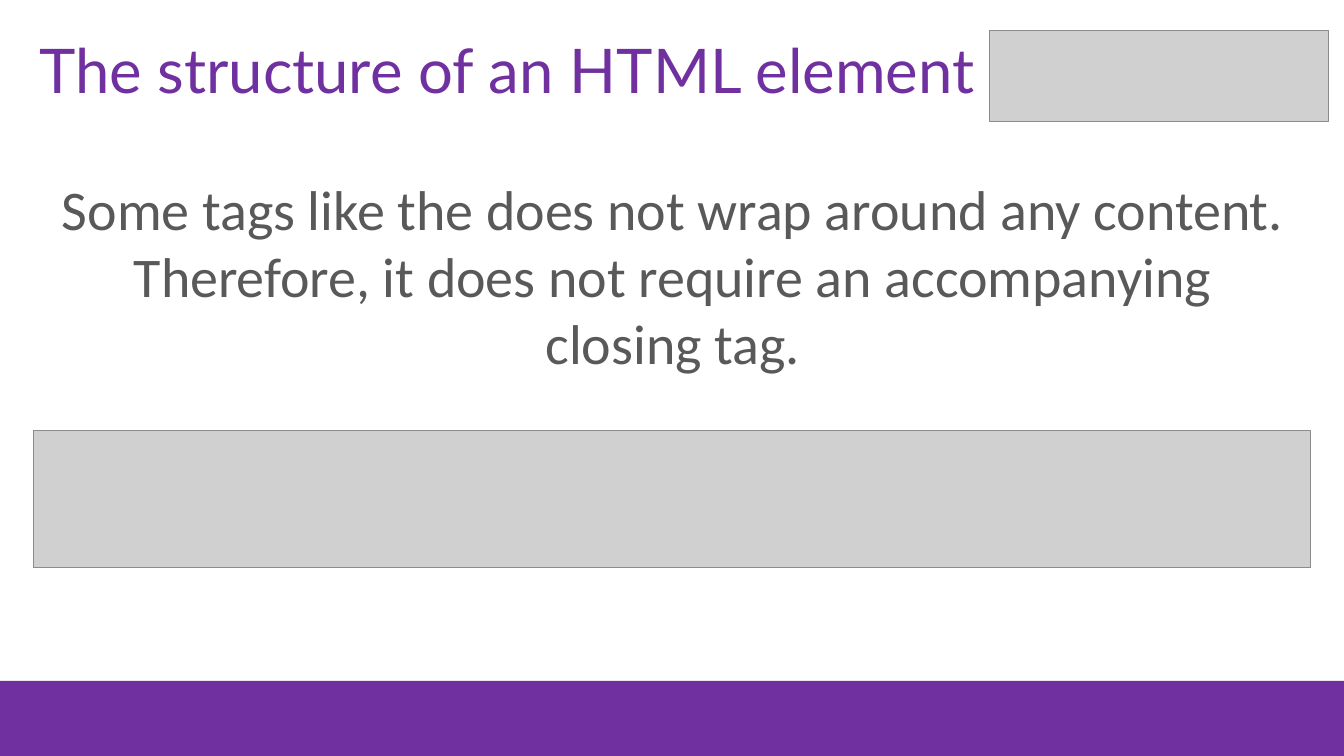
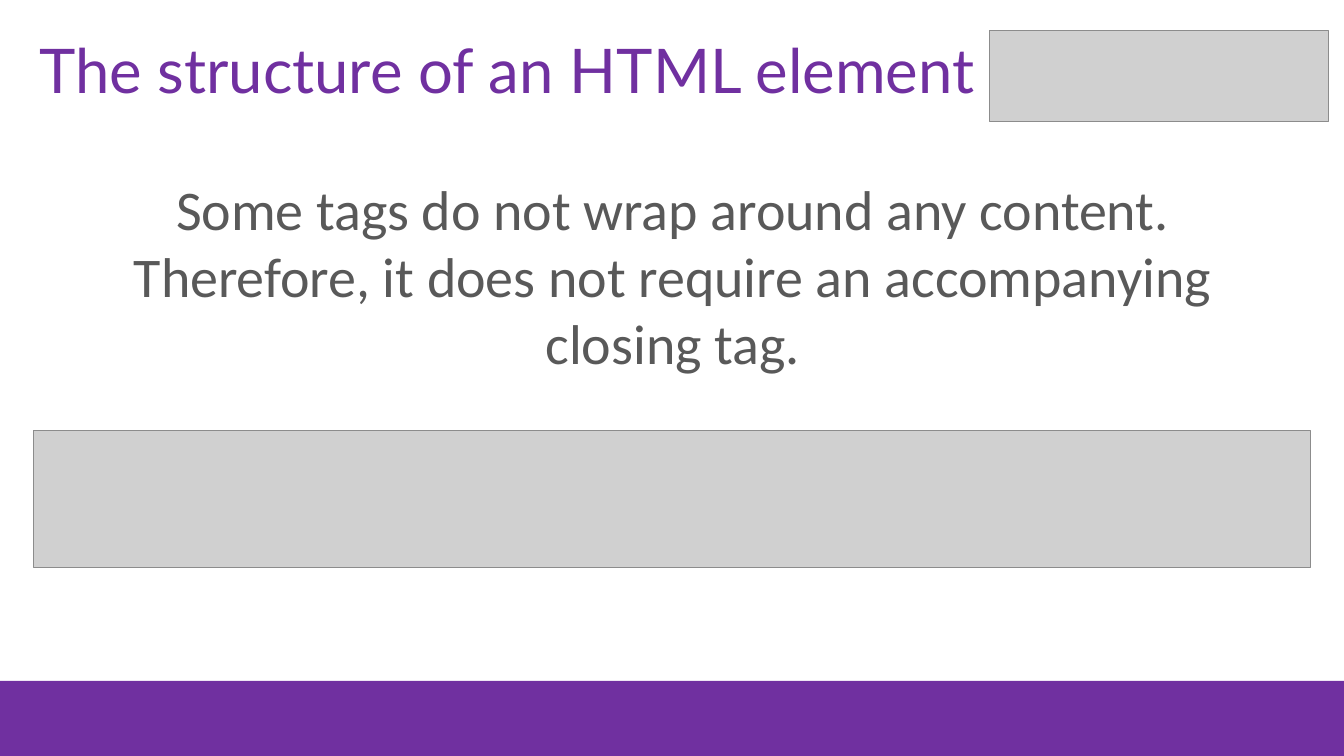
Before and after one commit to stho382/Intro-To-Web-Developement, a slide deck: slide 11 of presentation_slides/HTML.pptx (slide 9 before the commit). Drawn at 1344x756 pixels with LibreOffice and Linux fonts; fonts in the diff are those of the drawing; grey boxes stand for pictures; background and template pictures are left out. Boxes give left, top, right and bottom in pixels: in the first picture for what was removed or moved away, otherwise in the second. Text is boxed around its words. In the diff, an @@ line names an element or a change of style, - is before the commit and + after.

```diff
--- a/presentation_slides/HTML.pptx
+++ b/presentation_slides/HTML.pptx
@@ text at (134,191,1211,374): text changed @@
-Some tags like the does not wrap around any content. Therefore, it does not require an accompanying closing tag.
+Some tags do not wrap around any content. Therefore, it does not require an accompanying closing tag.
```
Also in this commit, not shown: 2 other slides changed, 2 slides added, 6 other files.
